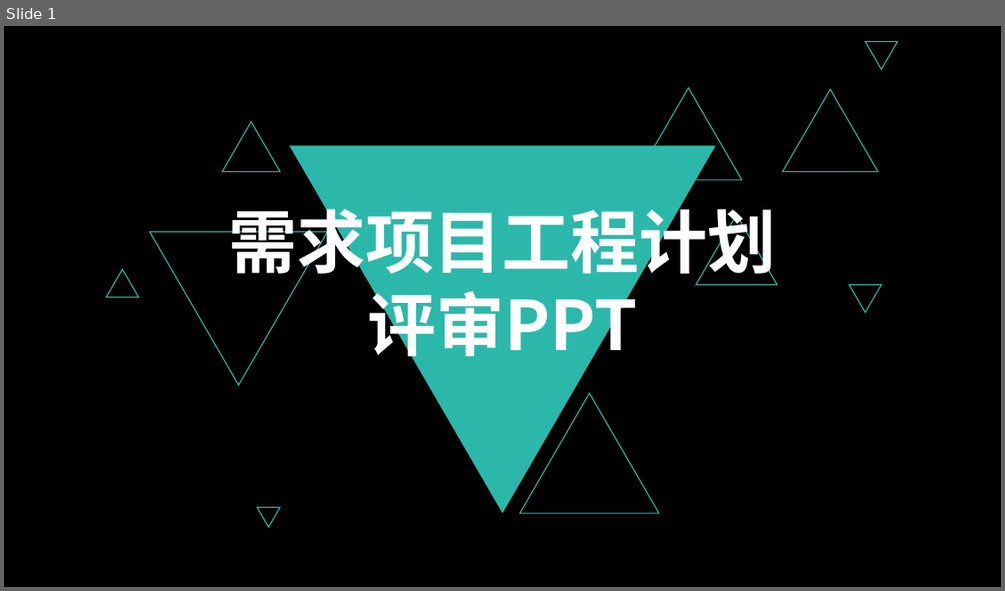
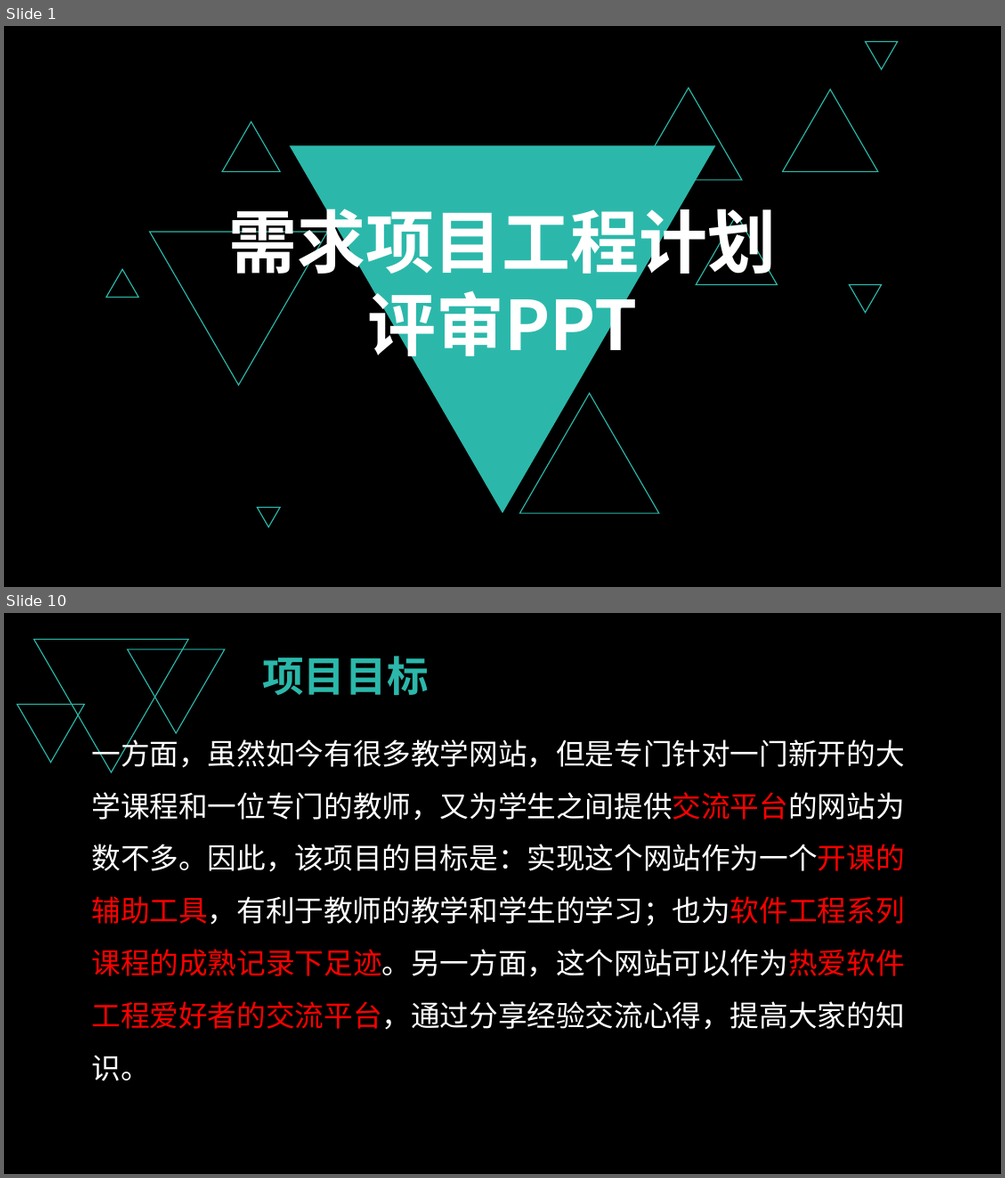
Before and after one commit to PRD2018-G03/PRD2018-G03-SoftwareEngineeringProject, a slide deck: 非受控文档/1_沈启航/PPT/需求项目工程计划评审PPT.pptx. Shown one above the other, each under a label of ours: slide 1 before the commit, slides 1 and 10 after it; the slides between them are not shown. The pictures are 1005x591 and 1005x1178 pixels, drawn with LibreOffice and Linux fonts; fonts in the diff are those of the drawing. Boxes give left, top, right and bottom in pixels: in the first picture for what was removed or moved away, otherwise in the second. Text is boxed around its words. In the diff, an @@ line names an element or a change of style, - is before the commit and + after.

```diff
--- a/非受控文档/1_沈启航/PPT/需求项目工程计划评审PPT.pptx
+++ b/非受控文档/1_沈启航/PPT/需求项目工程计划评审PPT.pptx
@@ slide 10 added at [4,613,1001,1174], background #000000 @@
@@ triangle added at [34,639,188,772], outline #2BB8AA 1 pt @@
@@ triangle added at [128,649,225,733], outline #2BB8AA 1 pt @@
@@ text added at [262,656,428,695], 40 pt, text #2BB8AA, bold @@
+项目目标
@@ triangle added at [17,704,85,763], outline #2BB8AA 1 pt @@
@@ text added at [92,734,905,1081], 28 pt, text #FFFFFF @@
+一方面，虽然如今有很多教学网站，但是专门针对一门新开的大学课程和一位专门的教师，又为学生之间提供交流平台的网站为数不多。因此，该项目的目标是：实现这个网站作为一个开课的辅助工具，有利于教师的教学和学生的学习；也为软件工程系列课程的成熟记录下足迹。另一方面，这个网站可以作为热爱软件工程爱好者的交流平台，通过分享经验交流心得，提高大家的知识。
```
Also in this commit, not shown: 2 slides changed, 27 other slides added, 6 slides removed, 1 other file.
